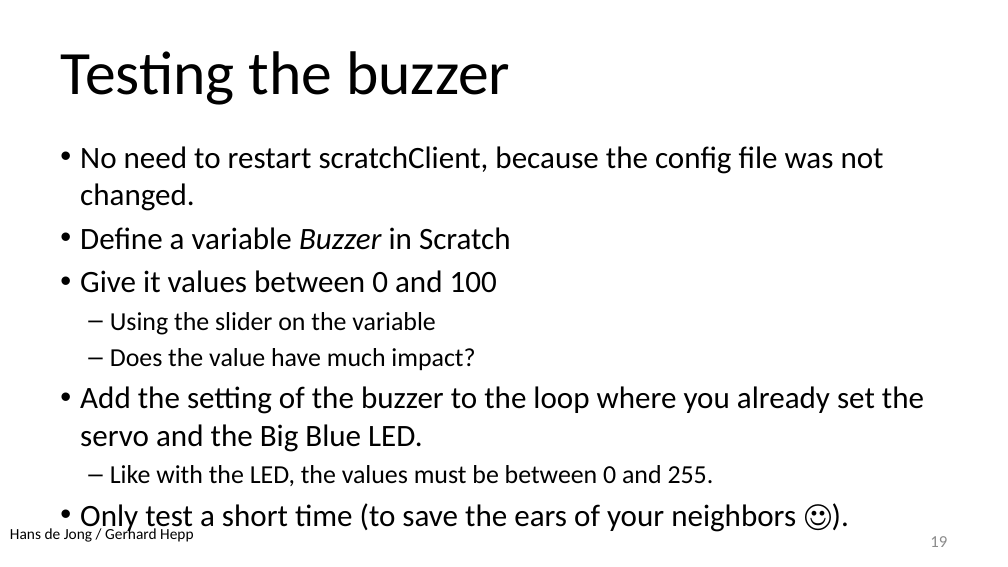
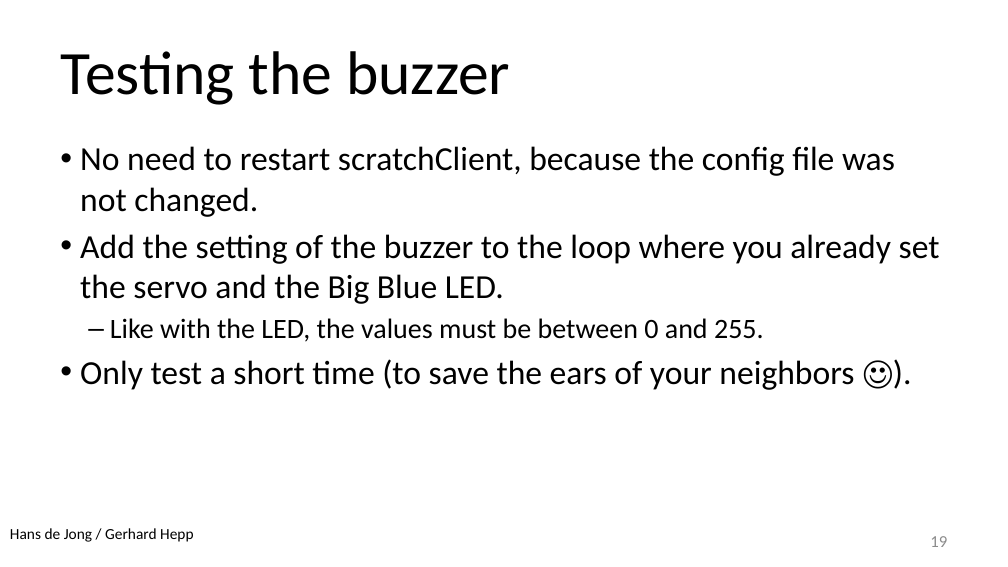
Before and after one commit to hansdejongehv/scratchClient-Tutorials, a slide deck: slide 19 of scratchClientTutorial/UK---English/UK - 2 - scratchCl Intermediate Tutorial.pptx. Drawn at 1008x567 pixels with LibreOffice and Linux fonts; fonts in the diff are those of the drawing; background and template pictures are left out. Boxes give left, top, right and bottom in pixels: in the first picture for what was removed or moved away, otherwise in the second. Text is boxed around its words. In the diff, an @@ line names an element or a change of style, - is before the commit and + after.

```diff
--- a/scratchClientTutorial/UK---English/UK - 2 - scratchCl Intermediate Tutorial.pptx
+++ b/scratchClientTutorial/UK---English/UK - 2 - scratchCl Intermediate Tutorial.pptx
@@ text "No need to restart scratchClient, ..." at box(80, 146, 940, 390): size 22.2 to 24 pt in "No need to restart scratchClient, because the ...", "Add the setting of the buzzer to ...", "Only test a short time (to save ..."; size 18.5 to 20 pt in "Like with the LED, the values must ..." @@
@@ text at box(80, 227, 511, 371): paragraphs removed @@
-• Define a variable Buzzer in Scratch
-• Give it values between 0 and 100
-  – Using the slider on the variable
-  – Does the value have much impact?
```
Also in this commit, not shown: 8 other slides changed, 12 slides removed, 21 other files.
